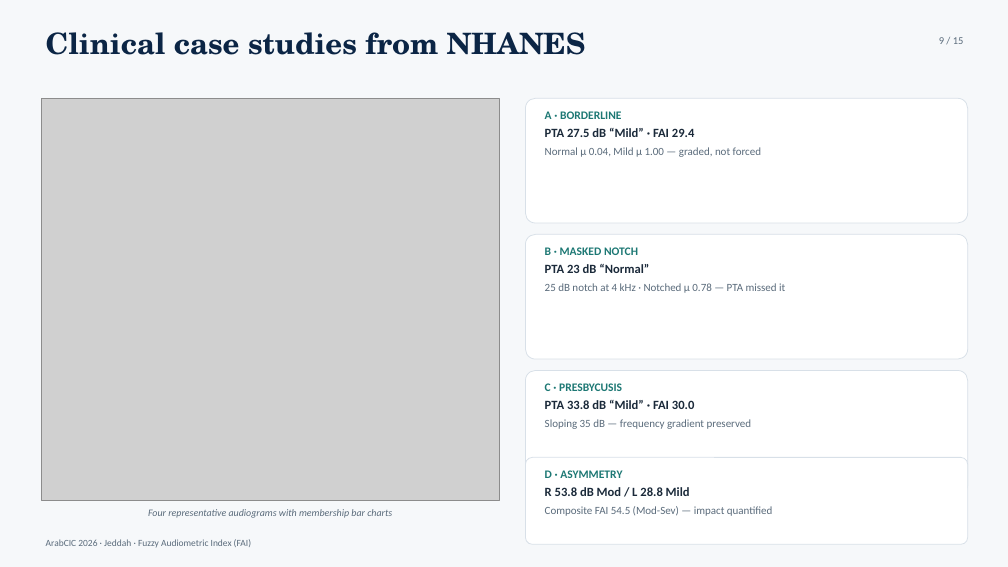
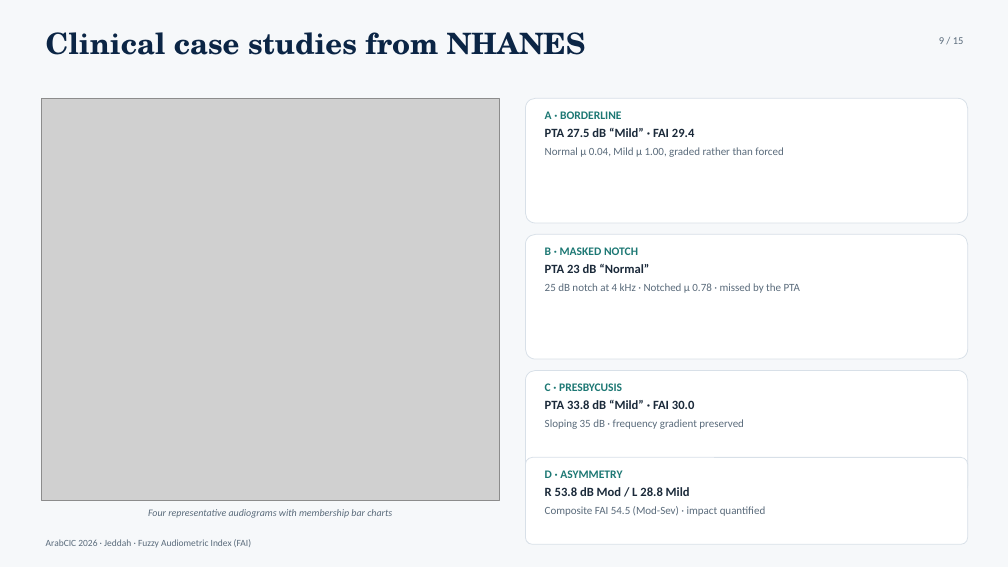
Before and after one commit to ameye/fuzzy-audiogram, a slide deck: slide 9 of arabcic2026/arabcic2026_fuzzy_audiogram.pptx. Drawn at 1008x567 pixels with LibreOffice and Linux fonts; fonts in the diff are those of the drawing; grey boxes stand for pictures. Boxes give left, top, right and bottom in pixels: in the first picture for what was removed or moved away, otherwise in the second. Text is boxed around its words. In the diff, an @@ line names an element or a change of style, - is before the commit and + after.

```diff
--- a/arabcic2026/arabcic2026_fuzzy_audiogram.pptx
+++ b/arabcic2026/arabcic2026_fuzzy_audiogram.pptx
@@ text at box(545, 147, 783, 157): text changed @@
-Normal μ 0.04, Mild μ 1.00 — graded, not forced
+Normal μ 0.04, Mild μ 1.00, graded rather than forced
@@ text at box(545, 283, 800, 293): text changed @@
-25 dB notch at 4 kHz · Notched μ 0.78 — PTA missed it
+25 dB notch at 4 kHz · Notched μ 0.78 · missed by the PTA
@@ text at box(545, 419, 744, 429): text changed @@
-Sloping 35 dB — frequency gradient preserved
+Sloping 35 dB · frequency gradient preserved
@@ text at box(545, 506, 766, 516): text changed @@
-Composite FAI 54.5 (Mod-Sev) — impact quantified
+Composite FAI 54.5 (Mod-Sev) · impact quantified
```
Also in this commit, not shown: 14 other slides changed, 5 other files.
